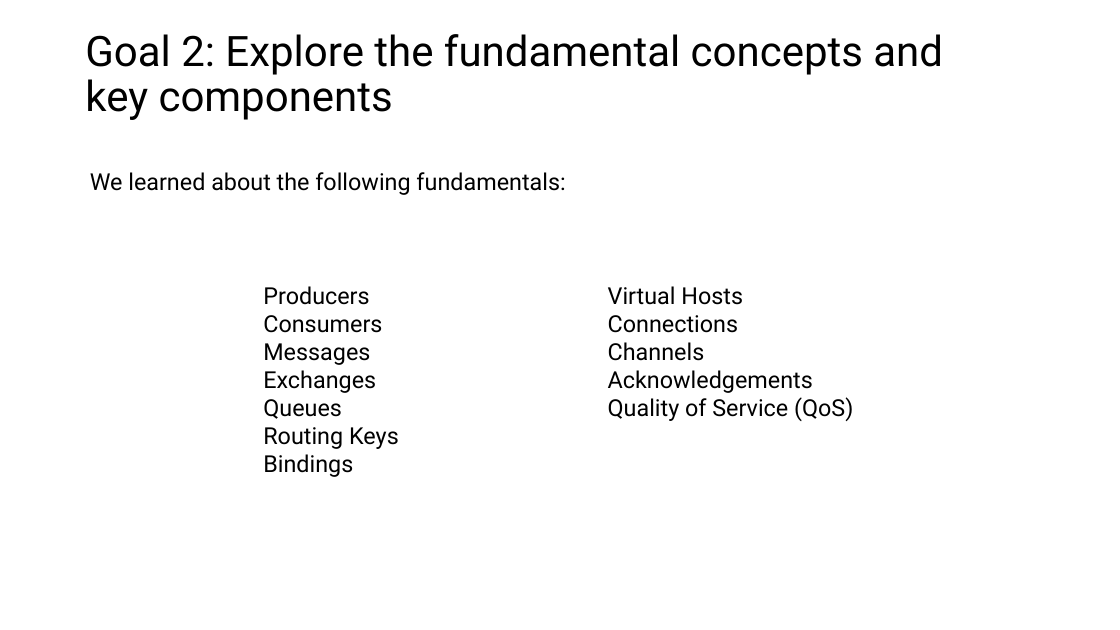
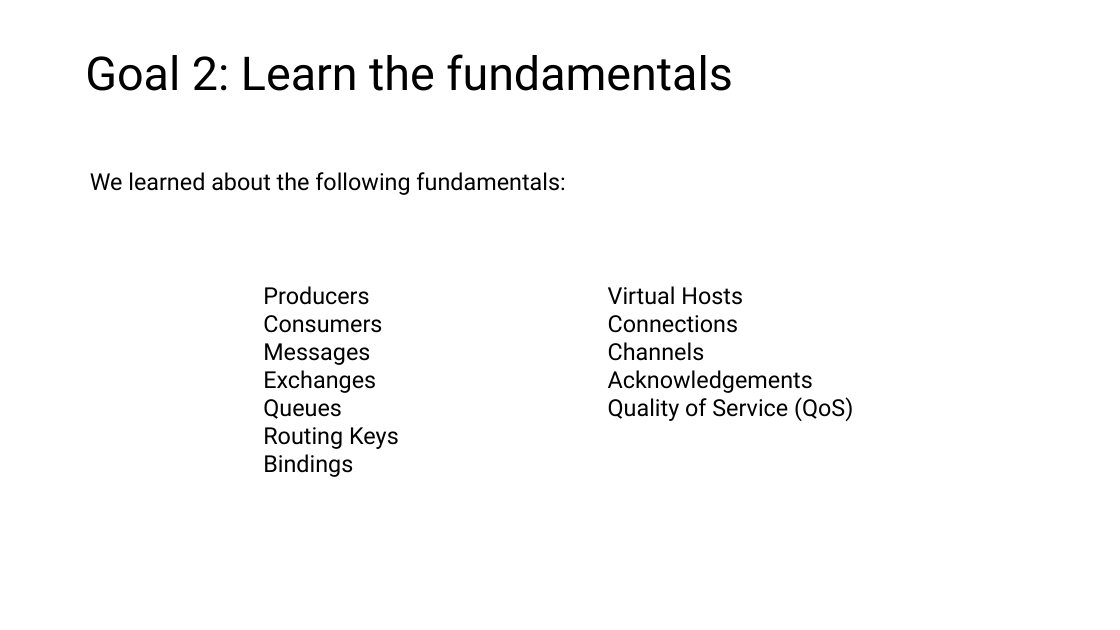
Before and after one commit to roblappcoupa/rabbitmq-presentation, a slide deck: slide 27 of Docs/RabbitMQ.pptx (slide 24 before the commit). Drawn at 1120x630 pixels with LibreOffice and Linux fonts; fonts in the diff are those of the drawing. Boxes give left, top, right and bottom in pixels: in the first picture for what was removed or moved away, otherwise in the second. Text is boxed around its words. In the diff, an @@ line names an element or a change of style, - is before the commit and + after.

```diff
--- a/Docs/RabbitMQ.pptx
+++ b/Docs/RabbitMQ.pptx
@@ title at [85,54,733,91]: text changed; size 36 to 40 pt @@
-Goal 2: Explore the fundamental concepts and key components
+Goal 2: Learn the fundamentals
```
Also in this commit, not shown: 14 other slides changed, 3 slides added, 1 other file.
